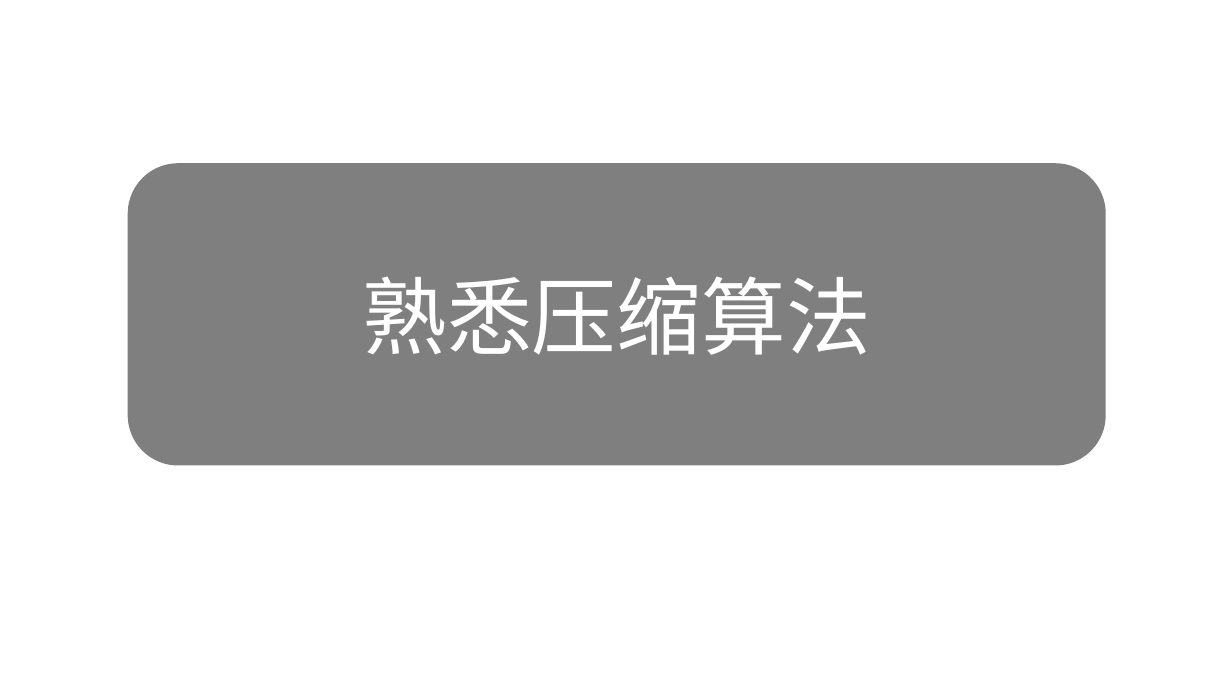
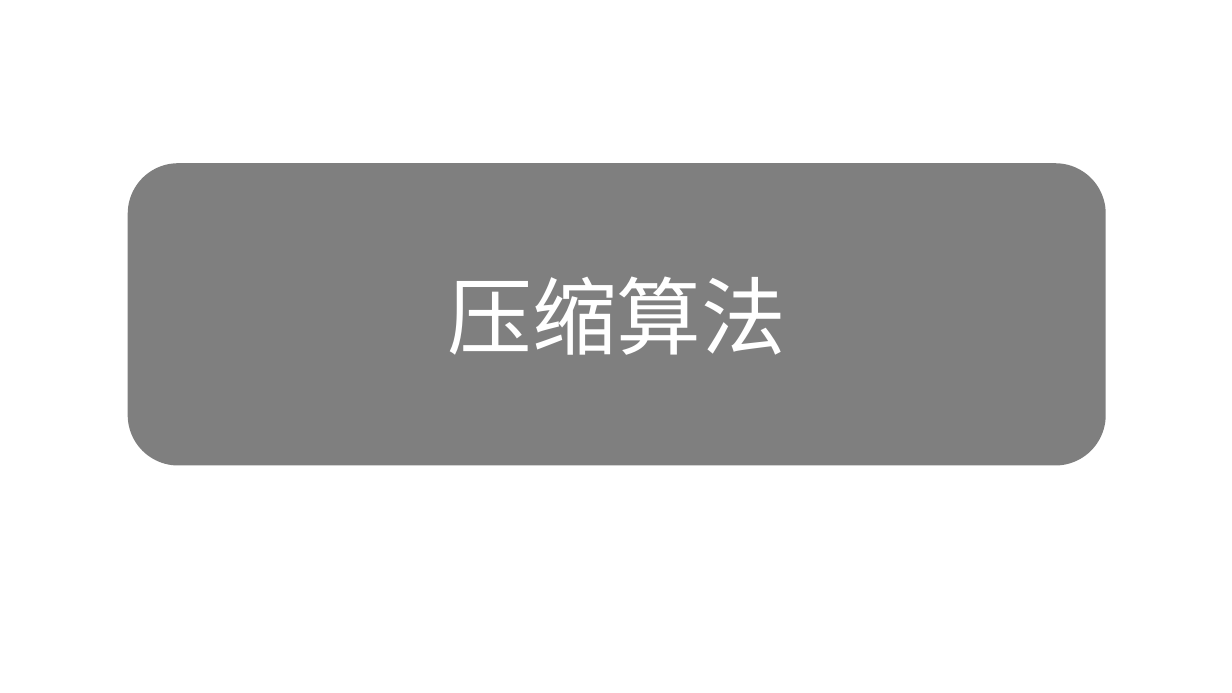
Before and after one commit to ZQF-ReVN/VN_Localization_Tutorials, a slide deck: slide 6 of Gal汉化分析/封包结构逆向/[Gal汉化分析] 封包逆向初步.pptx. Drawn at 1232x693 pixels with LibreOffice and Linux fonts; fonts in the diff are those of the drawing; background and template pictures are left out. Boxes give left, top, right and bottom in pixels: in the first picture for what was removed or moved away, otherwise in the second. Text is boxed around its words. In the diff, an @@ line names an element or a change of style, - is before the commit and + after.

```diff
--- a/Gal汉化分析/封包结构逆向/[Gal汉化分析] 封包逆向初步.pptx
+++ b/Gal汉化分析/封包结构逆向/[Gal汉化分析] 封包逆向初步.pptx
@@ text in rounded rectangle at [447,276,786,355]: text changed @@
-熟悉压缩算法
+压缩算法
```
Also in this commit, not shown: 9 other slides changed.
